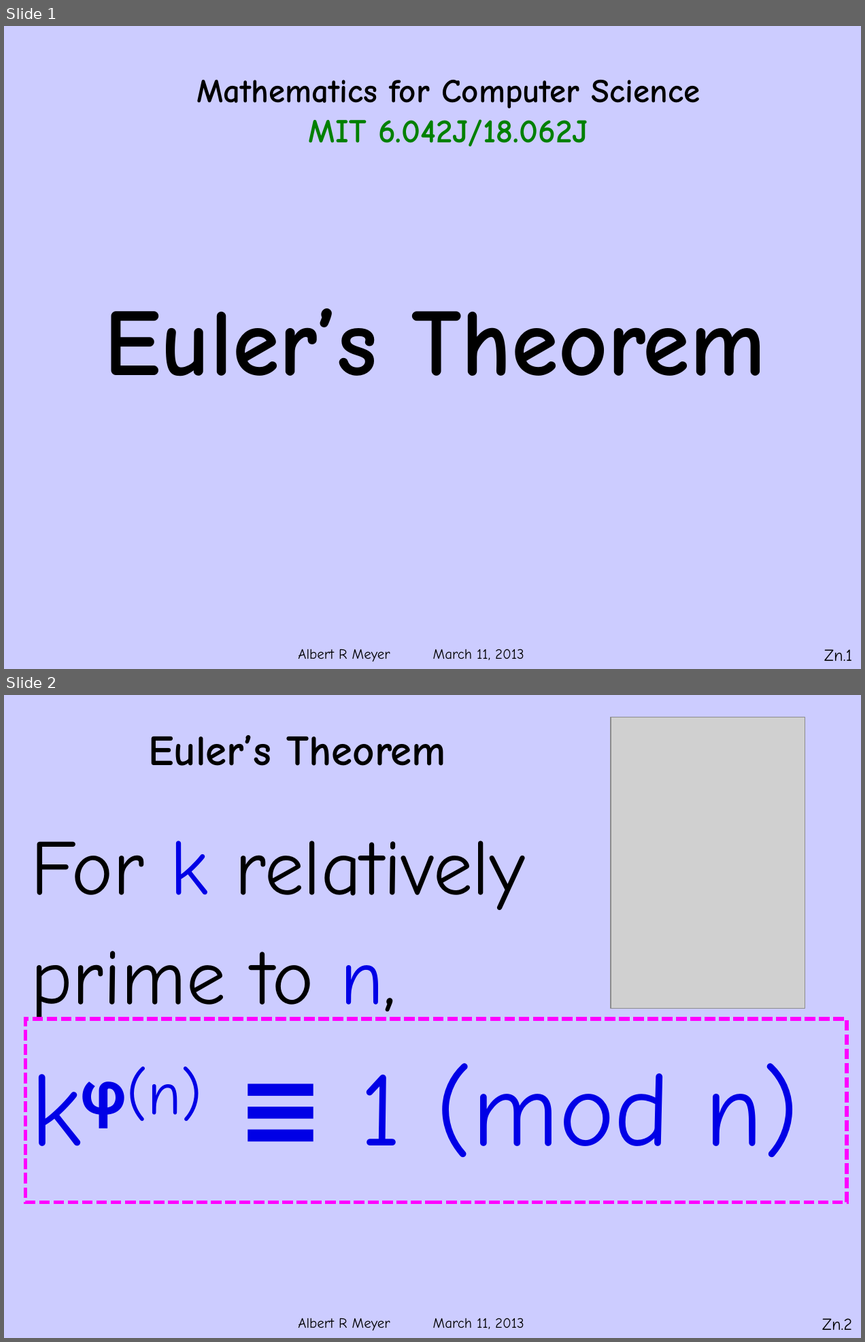
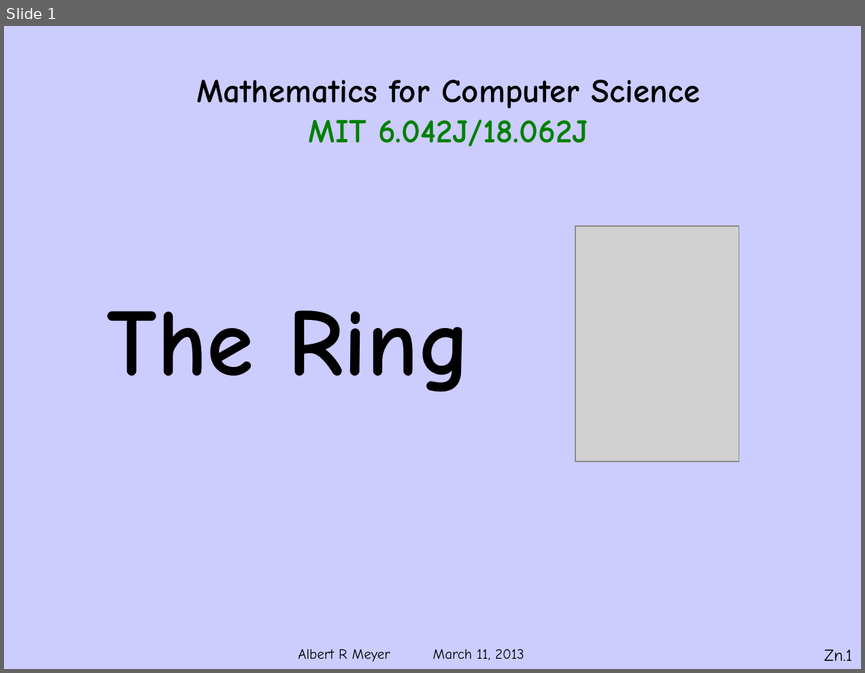
Before and after one commit to armeyer/mcs_web, a slide deck: spring13/slides13/Zmodn.pptx. Shown one above the other, each under a label of ours: slides 1 and 2 before the commit, slide 1 after it. The pictures are 865x1342 and 865x673 pixels, drawn with LibreOffice and Linux fonts; fonts in the diff are those of the drawing; grey boxes stand for pictures; background and template pictures are left out. Boxes give left, top, right and bottom in pixels: in the first picture for what was removed or moved away, otherwise in the second. Text is boxed around its words. In the diff, an @@ line names an element or a change of style, - is before the commit and + after.

```diff
--- a/spring13/slides13/Zmodn.pptx
+++ b/spring13/slides13/Zmodn.pptx
@@ slide 2 removed at <box>4,695,861,1338</box>, background #CCCCFF; not listed: 1 template element that a slide beside it also shows @@
@@ title removed at <box>148,735,445,766</box> @@
-Euler’s Theorem
@@ picture removed at <box>611,717,804,1008</box> @@
@@ text removed at <box>31,841,799,1157</box> @@
-For k relatively
-prime to n,
-kφ(n) ≡ 1 (mod n)
@@ rectangle removed at <box>26,1019,847,1202</box> @@
@@ page number removed at <box>822,1318,852,1329</box> @@
-Zn.2
@@ slide 1 changed as well @@
@@ picture added at <box>575,226,739,461</box> @@
@@ subtitle at <box>107,310,470,392</box>: text changed @@
-Euler’s Theorem
+The Ring
```
Also in this commit, not shown: 6 other slides changed, 19 slides added, 6 other slides removed.
